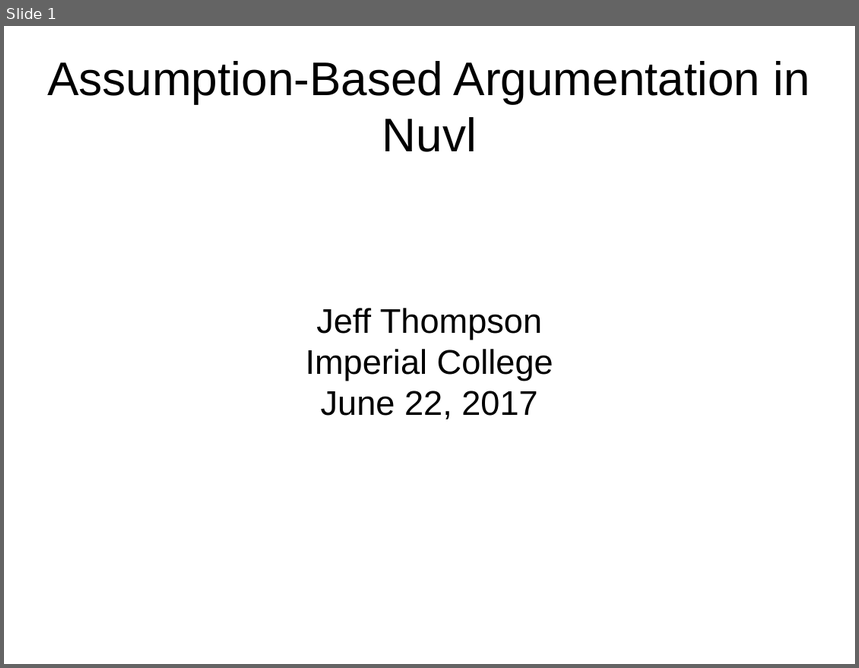
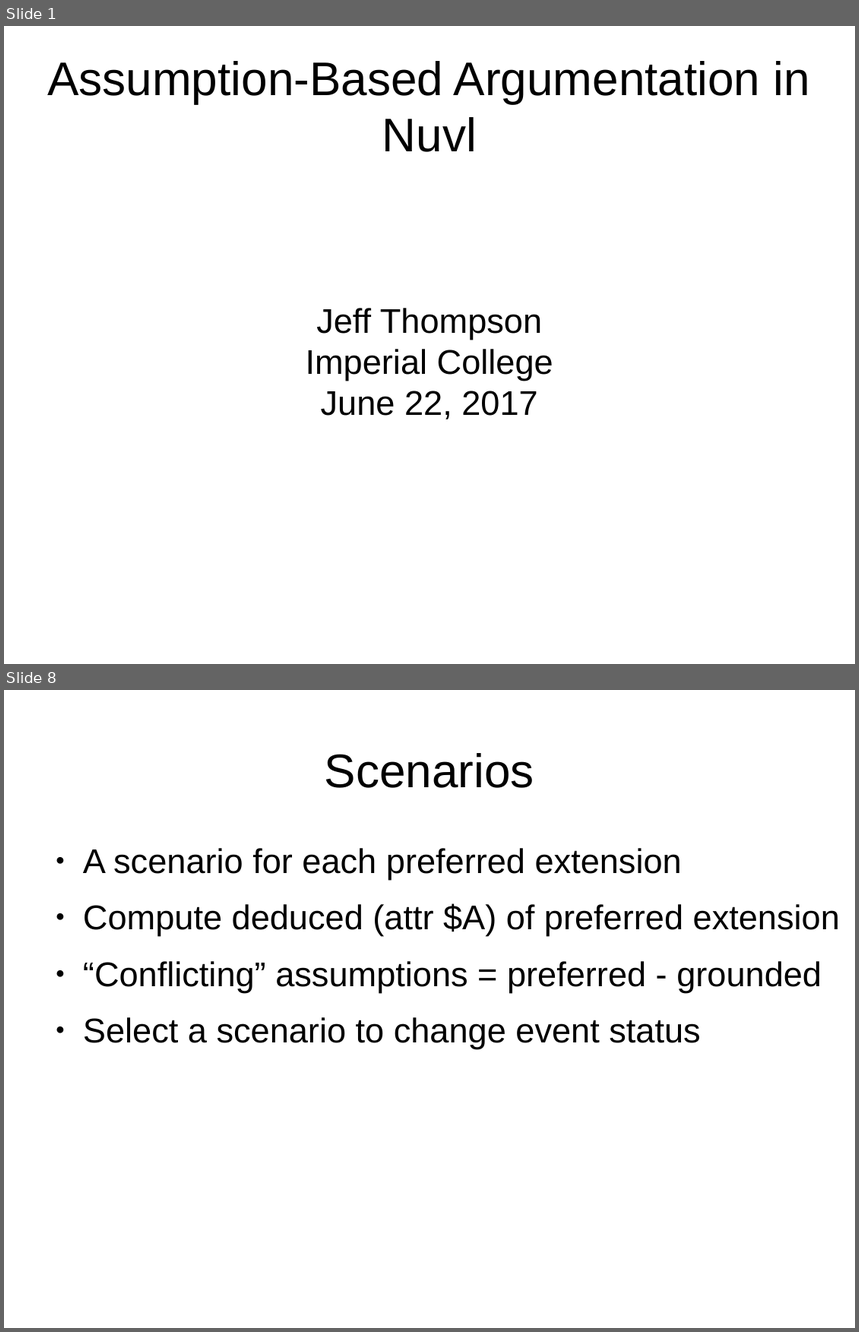
Before and after one commit to jefft0/nuvlworld, a slide deck: doc/Argumentation in Nuvl.odp. Shown one above the other, each under a label of ours: slide 1 before the commit, slides 1 and 8 after it; the slides between them are not shown. The pictures are 859x668 and 859x1332 pixels, drawn with LibreOffice and Linux fonts; fonts in the diff are those of the drawing. Boxes give left, top, right and bottom in pixels: in the first picture for what was removed or moved away, otherwise in the second. Text is boxed around its words. In the diff, an @@ line names an element or a change of style, - is before the commit and + after.

```diff
--- a/doc/Argumentation in Nuvl.odp
+++ b/doc/Argumentation in Nuvl.odp
@@ slide 8 added at box(4, 690, 855, 1328), background #FFFFFF @@
@@ title added at box(325, 753, 534, 788), 44 pt, text #000000 @@
+Scenarios
@@ text added at box(83, 848, 840, 1049), 32 pt, text #000000 @@
+● A scenario for each preferred extension
+● Compute deduced (attr $A) of preferred extension
+● “Conflicting” assumptions = preferred - grounded
+● Select a scenario to change event status
```
Also in this commit, not shown: 3 slides changed, 7 other slides added, 4 slides removed.
